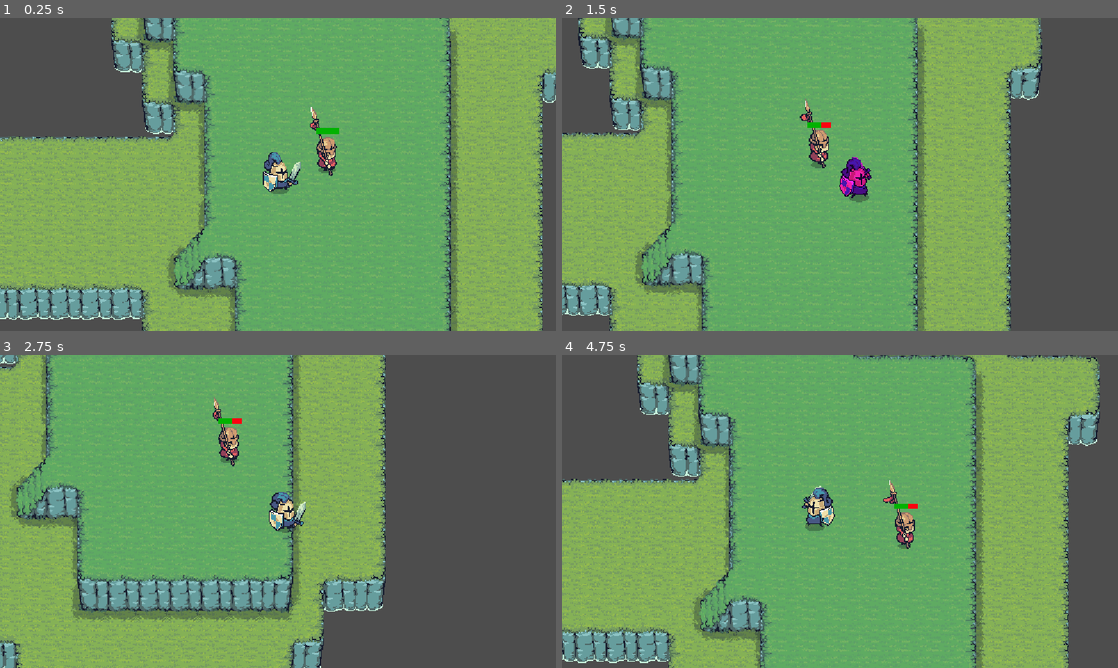
Above: before the commit, frames 1-4 (two rows, left to right).
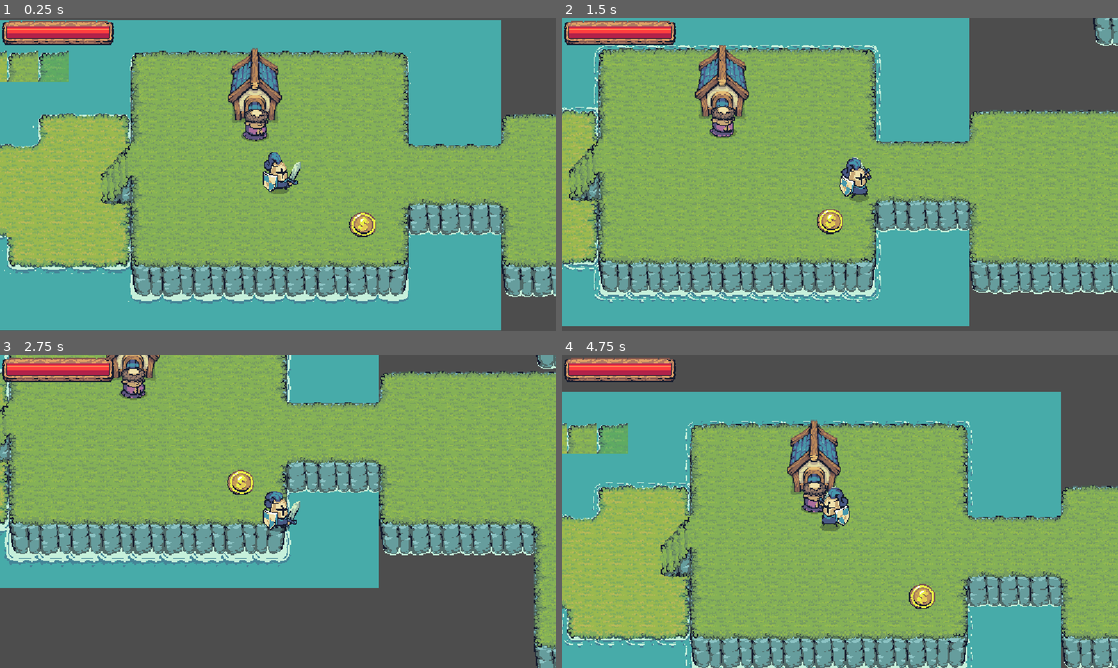
Above: after the commit, the same moments.

Repository: Tassnaz/RPG
Game: Godot game, scene res://Scenes/main_level.tscn
Two runs of this game, one before a commit and one after it. Both use one fixed random seed, a clock stepped at 60 frames per second and the inputs below.
Inputs:
- Up to frame 1 (0.25 s): no input
- Up to frame 2 (1.5 s): tap Enter (Interact) at 0.5 s; hold D (Right) 0.53-1.28 s; tap Space (Attack) at 0.6, 1.35 s; hold S (Down) from 1.28 s (still down)
- Up to frame 3 (2.75 s): release S (Down) at 2.03 s; hold D (Right) from 2.03 s (still down); tap Enter (Interact) at 2.1 s; tap Space (Attack) at 2.3 s
- Up to frame 4 (4.75 s): release D (Right) at 2.78 s; hold W (Up) 2.78-3.53 s; tap Space (Attack) at 2.85, 3.6, 4.55 s; hold A (Left) from 3.53 s (still down); tap Enter (Interact) at 4.35 s

The runs differ from the first frame. In frame 1, 80% of the frame differs, in the area x 0-100%, y 0-100%; in frame 2, 79%; in frame 3, 79%; in frame 4, 82%.

Commit message:
feat: enemy attack animation, player health bar

Diff:
--- a/Scenes/ai_weapon.tscn
+++ b/Scenes/ai_weapon.tscn
@@ -1,12 +1,18 @@
-[gd_scene load_steps=4 format=3 uid="uid://tfte5i38rhwj"]
+[gd_scene load_steps=6 format=3 uid="uid://tfte5i38rhwj"]
 
 [ext_resource type="Script" uid="uid://qqjab0alqke6" path="res://scripts/ai_weapon.gd" id="1_bq1b1"]
+[ext_resource type="AudioStream" uid="uid://cbsqevbco8b23" path="res://assets/SFX/Player_getting_damag_#1-1780343909218.wav" id="2_0ljx3"]
 
 [sub_resource type="CircleShape2D" id="CircleShape2D_0ljx3"]
 radius = 87.20665
 
 [sub_resource type="CircleShape2D" id="CircleShape2D_bq1b1"]
 radius = 104.04326
+
+[sub_resource type="AudioStreamRandomizer" id="AudioStreamRandomizer_ix7lb"]
+random_pitch = 1.1
+streams_count = 1
+stream_0/stream = ExtResource("2_0ljx3")
 
 [node name="ai_weapon" type="Area2D" groups=["enemy_weapons"]]
 script = ExtResource("1_bq1b1")
@@ -25,3 +31,6 @@
 
 [node name="CollisionShape2D" type="CollisionShape2D" parent="AttackSensor"]
 shape = SubResource("CircleShape2D_bq1b1")
+
+[node name="HitSound" type="AudioStreamPlayer2D" parent="."]
+stream = SubResource("AudioStreamRandomizer_ix7lb")
--- a/Scenes/main_level.tscn
+++ b/Scenes/main_level.tscn
@@ -10,6 +10,7 @@
 [ext_resource type="PackedScene" uid="uid://ddmktbtmqsdbs" path="res://Scenes/spear_enemy.tscn" id="6_236hc"]
 [ext_resource type="PackedScene" uid="uid://doxsvgsd1ienm" path="res://Scenes/monk_npc.tscn" id="8_tqiex"]
 [ext_resource type="PackedScene" uid="uid://8104eyvtxrji" path="res://Scenes/simple_quest_module.tscn" id="9_2jcip"]
+[ext_resource type="PackedScene" uid="uid://rkprjwj1yyvq" path="res://Scenes/player_hud.tscn" id="11_2jcip"]
 
 [sub_resource type="TileSetAtlasSource" id="TileSetAtlasSource_lwkuy"]
 texture = ExtResource("4_ha3dl")
@@ -78,7 +79,15 @@
 quest_dialog_completed = Array[String](["You found my coin!"])
 
 [node name="Player" parent="." instance=ExtResource("3_qbrl8")]
-position = Vector2(1754, 272)
+position = Vector2(689, 319)
 
 [node name="NavigationRegion2D" type="NavigationRegion2D" parent="."]
 navigation_polygon = SubResource("NavigationPolygon_f3gli")
+
+[node name="GUI" type="CanvasLayer" parent="."]
+
+[node name="PlayerHUD" parent="GUI" instance=ExtResource("11_2jcip")]
+offset_left = 5.0
+offset_top = 7.0
+offset_right = 5.0
+offset_bottom = 7.0
--- a/Scenes/player.tscn
+++ b/Scenes/player.tscn
@@ -157,6 +157,21 @@
 [sub_resource type="CapsuleShape2D" id="CapsuleShape2D_x3wgy"]
 radius = 34.0
 height = 88.0
+
+[sub_resource type="Animation" id="Animation_x3wgy"]
+length = 0.001
+tracks/0/type = "value"
+tracks/0/imported = false
+tracks/0/enabled = true
+tracks/0/path = NodePath(".:modulate")
+tracks/0/interp = 1
+tracks/0/loop_wrap = true
+tracks/0/keys = {
+"times": PackedFloat32Array(0),
+"transitions": PackedFloat32Array(1),
+"update": 0,
+"values": [Color(1, 1, 1, 1)]
+}
 
 [sub_resource type="Animation" id="Animation_fkybt"]
 resource_name = "invincible_flash"
@@ -175,21 +190,6 @@
 "values": [Color(1, 1, 1, 1), Color(1, 0.14509805, 1, 1), Color(1, 1, 1, 1)]
 }
 
-[sub_resource type="Animation" id="Animation_x3wgy"]
-length = 0.001
-tracks/0/type = "value"
-tracks/0/imported = false
-tracks/0/enabled = true
-tracks/0/path = NodePath(".:modulate")
-tracks/0/interp = 1
-tracks/0/loop_wrap = true
-tracks/0/keys = {
-"times": PackedFloat32Array(0),
-"transitions": PackedFloat32Array(1),
-"update": 0,
-"values": [Color(1, 1, 1, 1)]
-}
-
 [sub_resource type="AnimationLibrary" id="AnimationLibrary_3smsa"]
 _data = {
 &"RESET": SubResource("Animation_x3wgy"),
@@ -213,7 +213,6 @@
 shape = SubResource("CapsuleShape2D_fkybt")
 
 [node name="Sword" parent="." instance=ExtResource("3_aadpq")]
-visible = false
 position = Vector2(0, 1)
 scale = Vector2(1.5, 1.5)
 
--- /dev/null
+++ b/Scenes/player_hud.gd
@@ -0,0 +1,13 @@
+extends Control
+
+@onready var player_health_bar: TextureProgressBar = $PlayerHealthBar/Frame/Fill
+
+func _ready() -> void:
+	player_health_bar.max_value = Global.player_maxHP
+	player_health_bar.value = Global.player_currentHP
+
+	Global.uppdate_playerHP.connect(update)
+
+func update(player_maxHP, player_currentHP):
+	player_health_bar.max_value = player_maxHP
+	player_health_bar.value = player_currentHP
--- /dev/null
+++ b/Scenes/player_hud.tscn
@@ -0,0 +1,36 @@
+[gd_scene load_steps=4 format=3 uid="uid://rkprjwj1yyvq"]
+
+[ext_resource type="Texture2D" uid="uid://bxct37wanr7uh" path="res://assets/BigBar_Base_Connected.png" id="1_iori6"]
+[ext_resource type="Script" uid="uid://didpki2ab8ebb" path="res://Scenes/player_hud.gd" id="1_pkmr8"]
+[ext_resource type="Texture2D" uid="uid://bb31ol2f0exof" path="res://assets/Tiny Swords (Free Pack)/UI Elements/UI Elements/Bars/BigBar_Fill.png" id="2_pkmr8"]
+
+[node name="PlayerHUD" type="Control"]
+layout_mode = 3
+anchors_preset = 0
+script = ExtResource("1_pkmr8")
+
+[node name="PlayerHealthBar" type="Control" parent="."]
+anchors_preset = 0
+offset_right = 40.0
+offset_bottom = 40.0
+
+[node name="Frame" type="NinePatchRect" parent="PlayerHealthBar"]
+texture_filter = 1
+layout_mode = 0
+offset_right = 231.0
+offset_bottom = 49.0
+texture = ExtResource("1_iori6")
+patch_margin_left = 24
+patch_margin_right = 24
+axis_stretch_horizontal = 1
+
+[node name="Fill" type="TextureProgressBar" parent="PlayerHealthBar/Frame"]
+texture_filter = 1
+layout_mode = 0
+offset_left = 10.0
+offset_top = -10.0
+offset_right = 221.0
+offset_bottom = 54.0
+value = 50.0
+nine_patch_stretch = true
+texture_progress = ExtResource("2_pkmr8")
--- a/Scenes/spear_enemy.tscn
+++ b/Scenes/spear_enemy.tscn
@@ -1,10 +1,38 @@
-[gd_scene load_steps=36 format=3 uid="uid://ddmktbtmqsdbs"]
+[gd_scene load_steps=52 format=3 uid="uid://ddmktbtmqsdbs"]
 
 [ext_resource type="Script" uid="uid://cn7wy0oefrly5" path="res://scripts/spear_enemy.gd" id="1_7n7ku"]
 [ext_resource type="Texture2D" uid="uid://q2p6byen2qyv" path="res://assets/Tiny Swords (Free Pack)/Units/Red Units/Lancer/Lancer_Idle.png" id="1_l3bc0"]
+[ext_resource type="Texture2D" uid="uid://cmi5d7bee4d4s" path="res://assets/Tiny Swords (Free Pack)/Units/Red Units/Lancer/Lancer_Down_Attack.png" id="2_xrw4a"]
 [ext_resource type="Texture2D" uid="uid://64b3qeurfbb4" path="res://assets/Tiny Swords (Free Pack)/Units/Red Units/Lancer/Lancer_Right_Attack.png" id="2_yxbni"]
 [ext_resource type="Texture2D" uid="uid://bcmkheanu01hm" path="res://assets/Tiny Swords (Free Pack)/Units/Red Units/Lancer/Lancer_Run.png" id="3_a03cq"]
+[ext_resource type="Texture2D" uid="uid://cg8tuu5r57yjj" path="res://assets/Tiny Swords (Free Pack)/Units/Red Units/Lancer/Lancer_DownRight_Attack.png" id="3_owcvh"]
 [ext_resource type="PackedScene" uid="uid://tfte5i38rhwj" path="res://Scenes/ai_weapon.tscn" id="3_y0y1u"]
+[ext_resource type="Texture2D" uid="uid://cdjqt2uoe0jxo" path="res://assets/Tiny Swords (Free Pack)/Units/Red Units/Lancer/Lancer_Up_Attack.png" id="5_m83jd"]
+[ext_resource type="Texture2D" uid="uid://c0ndswhh78wlq" path="res://assets/Tiny Swords (Free Pack)/Units/Red Units/Lancer/Lancer_UpRight_Attack.png" id="6_dm45c"]
+
+[sub_resource type="AtlasTexture" id="AtlasTexture_e5jgu"]
+atlas = ExtResource("2_xrw4a")
+region = Rect2(0, 0, 320, 320)
+
+[sub_resource type="AtlasTexture" id="AtlasTexture_addjp"]
+atlas = ExtResource("2_xrw4a")
+region = Rect2(320, 0, 320, 320)
+
+[sub_resource type="AtlasTexture" id="AtlasTexture_o37db"]
+atlas = ExtResource("2_xrw4a")
+region = Rect2(640, 0, 320, 320)
+
+[sub_resource type="AtlasTexture" id="AtlasTexture_wf05v"]
+atlas = ExtResource("3_owcvh")
+region = Rect2(0, 0, 320, 320)
+
+[sub_resource type="AtlasTexture" id="AtlasTexture_5cwrh"]
+atlas = ExtResource("3_owcvh")
+region = Rect2(320, 0, 320, 320)
+
+[sub_resource type="AtlasTexture" id="AtlasTexture_qiowk"]
+atlas = ExtResource("3_owcvh")
+region = Rect2(640, 0, 320, 320)
 
 [sub_resource type="AtlasTexture" id="AtlasTexture_gdixb"]
 atlas = ExtResource("2_yxbni")
@@ -18,6 +46,30 @@
 atlas = ExtResource("2_yxbni")
 region = Rect2(640, 0, 320, 320)
 
+[sub_resource type="AtlasTexture" id="AtlasTexture_ojjjs"]
+atlas = ExtResource("5_m83jd")
+region = Rect2(0, 0, 320, 320)
+
+[sub_resource type="AtlasTexture" id="AtlasTexture_uwh3i"]
+atlas = ExtResource("5_m83jd")
+region = Rect2(320, 0, 320, 320)
+
+[sub_resource type="AtlasTexture" id="AtlasTexture_n12is"]
+atlas = ExtResource("5_m83jd")
+region = Rect2(640, 0, 320, 320)
+
+[sub_resource type="AtlasTexture" id="AtlasTexture_pfvf2"]
+atlas = ExtResource("6_dm45c")
+region = Rect2(0, 0, 320, 320)
+
+[sub_resource type="AtlasTexture" id="AtlasTexture_b062j"]
+atlas = ExtResource("6_dm45c")
+region = Rect2(320, 0, 320, 320)
+
+[sub_resource type="AtlasTexture" id="AtlasTexture_mag4i"]
+atlas = ExtResource("6_dm45c")
+region = Rect2(640, 0, 320, 320)
+
 [sub_resource type="AtlasTexture" id="AtlasTexture_y0y1u"]
 atlas = ExtResource("1_l3bc0")
 region = Rect2(0, 0, 320, 320)
@@ -94,6 +146,34 @@
 animations = [{
 "frames": [{
 "duration": 1.0,
+"texture": SubResource("AtlasTexture_e5jgu")
+}, {
+"duration": 1.0,
+"texture": SubResource("AtlasTexture_addjp")
+}, {
+"duration": 1.0,
+"texture": SubResource("AtlasTexture_o37db")
+}],
+"loop": false,
+"name": &"attacking_down",
+"speed": 10.0
+}, {
+"frames": [{
+"duration": 1.0,
+"texture": SubResource("AtlasTexture_wf05v")
+}, {
+"duration": 1.0,
+"texture": SubResource("AtlasTexture_5cwrh")
+}, {
+"duration": 1.0,
+"texture": SubResource("AtlasTexture_qiowk")
+}],
+"loop": false,
+"name": &"attacking_down_right",
+"speed": 10.0
+}, {
+"frames": [{
+"duration": 1.0,
 "texture": SubResource("AtlasTexture_gdixb")
 }, {
 "duration": 1.0,
@@ -103,8 +183,36 @@
 "texture": SubResource("AtlasTexture_47777")
 }],
 "loop": false,
-"name": &"attacking",
-"speed": 10.0
+"name": &"attacking_right",
+"speed": 10.0
+}, {
+"frames": [{
+"duration": 1.0,
+"texture": SubResource("AtlasTexture_ojjjs")
+}, {
+"duration": 1.0,
+"texture": SubResource("AtlasTexture_uwh3i")
+}, {
+"duration": 1.0,
+"texture": SubResource("AtlasTexture_n12is")
+}],
+"loop": false,
+"name": &"attacking_up",
+"speed": 5.0
+}, {
+"frames": [{
+"duration": 1.0,
+"texture": SubResource("AtlasTexture_pfvf2")
+}, {
+"duration": 1.0,
+"texture": SubResource("AtlasTexture_b062j")
+}, {
+"duration": 1.0,
+"texture": SubResource("AtlasTexture_mag4i")
+}],
+"loop": false,
+"name": &"attacking_up_right",
+"speed": 5.0
 }, {
 "frames": [{
 "duration": 1.0,
@@ -209,7 +317,6 @@
 
 [node name="AnimatedSprite2D" type="AnimatedSprite2D" parent="."]
 sprite_frames = SubResource("SpriteFrames_2jnyc")
-animation = &"attacking"
 autoplay = "default"
 
 [node name="CollisionShape2D" type="CollisionShape2D" parent="."]
--- a/scripts/ai_weapon.gd
+++ b/scripts/ai_weapon.gd
@@ -1,16 +1,18 @@
 extends Area2D
-
-@onready var enemy: CharacterBody2D = get_parent()
-@onready var enemy_animated_sprite: AnimatedSprite2D = enemy.get_node("AnimatedSprite2D")
 
 @export var damage: int = 10
 @export var attack_duration: float = 0.3
 @export var attack_delay: float = 1.0
 
+@onready var enemy: CharacterBody2D = get_parent()
+@onready var enemy_animated_sprite: AnimatedSprite2D = enemy.get_node("AnimatedSprite2D")
+@onready var player: CharacterBody2D = get_parent().get_parent().get_parent().get_node("Player")
+
 @onready var attack_delay_timer: Timer = $AttackDelay
 @onready var attack_duration_timer: Timer = $AttackDuration
 @onready var collision_shape: CollisionShape2D = $CollisionShape2D
 @onready var attack_sensor: Area2D = $AttackSensor
+@onready var hit_sound: AudioStreamPlayer2D = $HitSound
 
 func _ready() -> void:
 	self.visible = false
@@ -27,9 +29,35 @@
 
 func attack():
 	self.visible = true
+	attack_duration_timer.start()
+	hit_sound.play()
+
+	# Runs the corresponding attack animation based on player position.
+	var direction = enemy.global_position.direction_to(player.global_position)
+
+	enemy_animated_sprite.flip_h = direction.x < 0
+
+	var abs_x = abs(direction.x)
+	var abs_y = abs(direction.y)
+
+	if abs_y < 0.4:
+		enemy_animated_sprite.play("attacking_right")
+	elif abs_x <0.4:
+		if direction.y > 0:
+			enemy_animated_sprite.play("attacking_down")
+		else:
+			enemy_animated_sprite.play("attacking_up")
+	else:
+		if direction.y > 0:
+			enemy_animated_sprite.play("attacking_down_right")
+		else:
+			enemy_animated_sprite.play("attacking_up_right")
+
 	collision_shape.disabled = false
-	attack_duration_timer.start()
-	enemy_animated_sprite.play("attacking")
+	await enemy_animated_sprite.animation_finished
+	collision_shape.disabled = false
+
+
 
 func attack_done():
 	self.visible = false
--- a/scripts/global.gd
+++ b/scripts/global.gd
@@ -2,6 +2,11 @@
 
 signal quest_1_signal
 
+var player_maxHP: int
+var player_currentHP: int
+
+signal uppdate_playerHP(player_maxHP, player_currentHP)
+
 var simple_quest_tracker :Dictionary = {
 	"Quest 1": false
 }
--- a/scripts/player.gd
+++ b/scripts/player.gd
@@ -6,6 +6,7 @@
 var invincible: bool = false
 
 @export var HP: int = 100
+@export var max_HP: int = 100
 @export var max_speed: float = 350.0
 @export var acceleration: float = 1500.0
 @export var friction: float = 3000.0
@@ -18,6 +19,8 @@
 func _ready():
 	# Connect signal
 	sword.attack_triggered.connect(_on_sword_attack_triggered)
+
+	Global.uppdate_playerHP.emit(max_HP, HP)
 
 func _physics_process(delta):
 	# Movement
@@ -61,12 +64,15 @@
 			$AnimatedSprite2D.play("default")
 
 func attacked(damage):
-	HP -= damage
-	print ("Player HP is ", HP)
+	if not invincible:
+		HP -= damage
+		print ("Player HP is ", HP)
 
-	invincible = true
-	anim_player.play("invincible_flash")
-	invincible_timer.start()
+		Global.uppdate_playerHP.emit(max_HP, HP)
+
+		invincible = true
+		anim_player.play("invincible_flash")
+		invincible_timer.start()
 
 	if HP <= 0:
 		get_tree().reload_current_scene()
Not shown: 1 places in Scenes/main_level.tscn that only renumber resources
Not shown, added: Scenes/player_hud.gd.uid
Binary file added: assets/BigBar_Base_Connected.png
Not shown, added: assets/BigBar_Base_Connected.png.import
Not shown, added: assets/SFX/Player_getting_damag_#1-1780343909218.wav.import
Not shown, added: assets/SFX/Player_getting_damag_#1-1780343909218.wav
